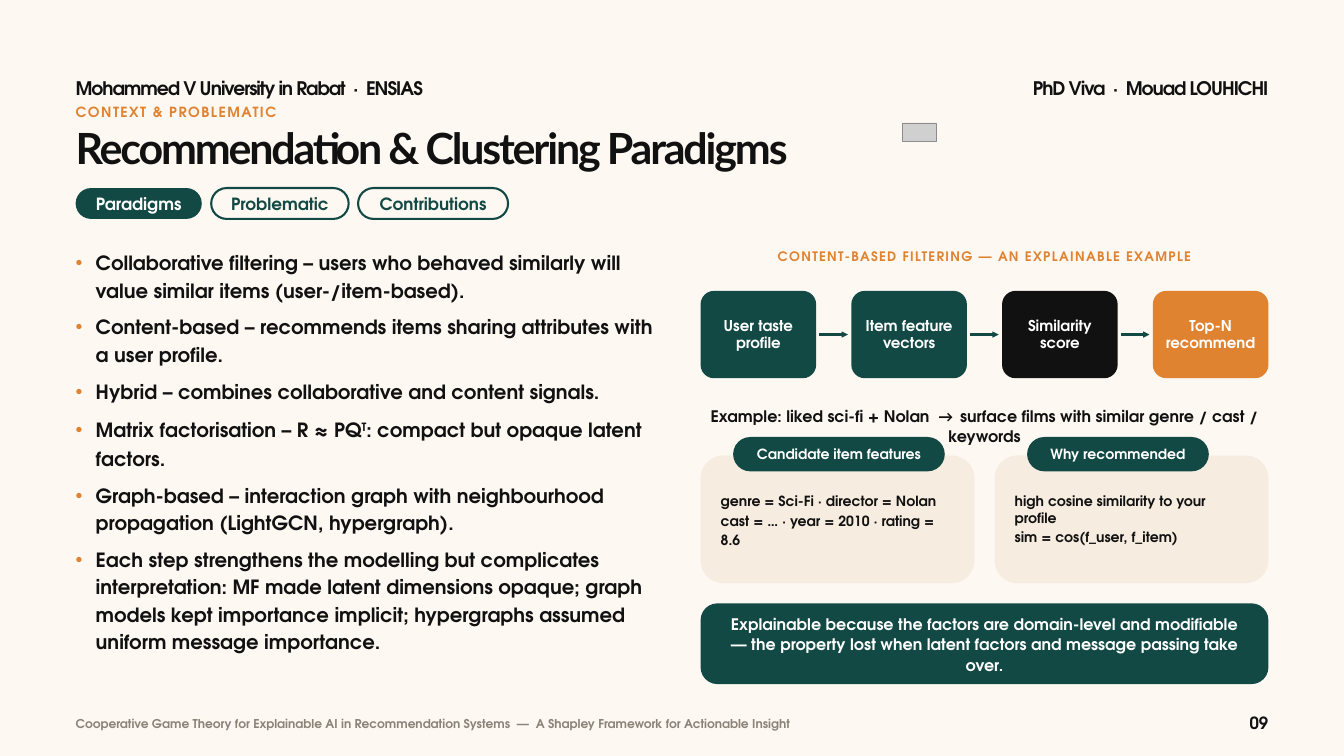
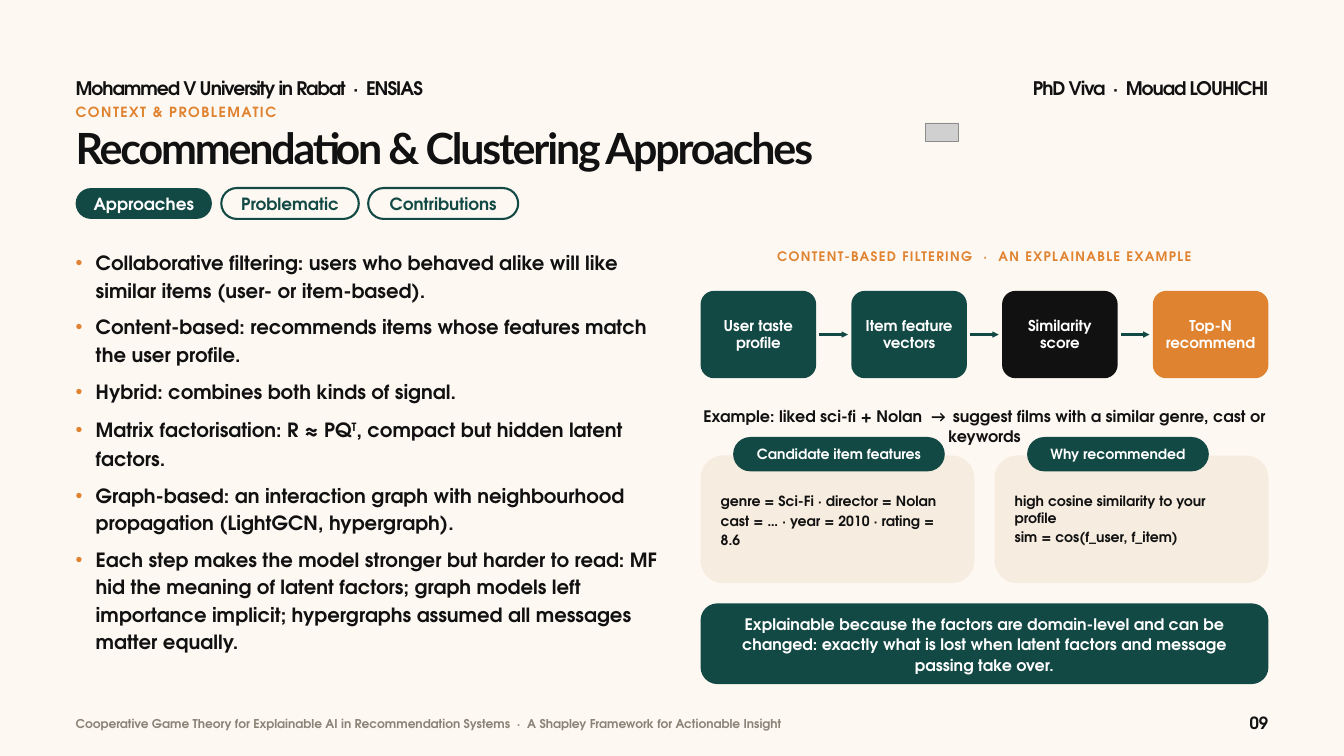
Before and after one commit to mouadlouhichi/phd-prep, a slide deck: slide 9 of try/MOUAD_LOUHICHI_VIVA_40min_BeigeGreen.pptx. Drawn at 1344x756 pixels with LibreOffice and Linux fonts; fonts in the diff are those of the drawing; grey boxes stand for pictures. Boxes give left, top, right and bottom in pixels: in the first picture for what was removed or moved away, otherwise in the second. Text is boxed around its words. In the diff, an @@ line names an element or a change of style, - is before the commit and + after.

```diff
--- a/try/MOUAD_LOUHICHI_VIVA_40min_BeigeGreen.pptx
+++ b/try/MOUAD_LOUHICHI_VIVA_40min_BeigeGreen.pptx
@@ text at box(76, 132, 813, 172): text changed @@
-Recommendation & Clustering Paradigms
+Recommendation & Clustering Approaches
@@ picture: place and size @@
-picture at box(902, 123, 936, 141)
+picture at box(925, 123, 959, 141)
@@ rounded rectangle "Approaches": place and size @@
-rounded rectangle "Approaches" at box(75, 188, 202, 219)
+rounded rectangle "Approaches" at box(75, 188, 212, 219)
@@ text in rounded rectangle at box(94, 197, 194, 213): text changed @@
-Paradigms
+Approaches
@@ rounded rectangle "Problematic": place and size @@
-rounded rectangle "Problematic" at box(211, 188, 349, 219)
+rounded rectangle "Problematic" at box(221, 188, 359, 219)
@@ rounded rectangle "Contributions": place and size @@
-rounded rectangle "Contributions" at box(358, 188, 508, 219)
+rounded rectangle "Contributions" at box(368, 188, 518, 219)
@@ text at box(96, 255, 657, 653): text changed @@
-• Collaborative filtering – users who behaved similarly will value similar items (user-/item-based).
-• Content-based – recommends items sharing attributes with a user profile.
-• Hybrid – combines collaborative and content signals.
-• Matrix factorisation – R ≈ PQT: compact but opaque latent factors.
-• Graph-based – interaction graph with neighbourhood propagation (LightGCN, hypergraph).
-• Each step strengthens the modelling but complicates interpretation: MF made latent dimensions opaque; graph models kept importance implicit; hypergraphs assumed uniform message importance.
+• Collaborative filtering: users who behaved alike will like similar items (user- or item-based).
+• Content-based: recommends items whose features match the user profile.
+• Hybrid: combines both kinds of signal.
+• Matrix factorisation: R ≈ PQT, compact but hidden latent factors.
+• Graph-based: an interaction graph with neighbourhood propagation (LightGCN, hypergraph).
+• Each step makes the model stronger but harder to read: MF hid the meaning of latent factors; graph models left importance implicit; hypergraphs assumed all messages matter equally.
@@ text at box(302, 283, 835, 633): text changed @@
-CONTENT-BASED FILTERING — AN EXPLAINABLE EXAMPLE
+CONTENT-BASED FILTERING · AN EXPLAINABLE EXAMPLE
@@ text at box(703, 410, 1265, 445): text changed @@
-Example: liked sci-fi + Nolan → surface films with similar genre / cast / keywords
+Example: liked sci-fi + Nolan → suggest films with a similar genre, cast or keywords
@@ text in rounded rectangle at box(742, 618, 1226, 675): text changed @@
-Explainable because the factors are domain-level and modifiable — the property lost when latent factors and message passing take over.
+Explainable because the factors are domain-level and can be changed: exactly what is lost when latent factors and message passing take over.
@@ text at box(76, 719, 782, 731): text changed @@
-Cooperative Game Theory for Explainable AI in Recommendation Systems — A Shapley Framework for Actionable Insight
+Cooperative Game Theory for Explainable AI in Recommendation Systems · A Shapley Framework for Actionable Insight
```
Also in this commit, not shown: 62 other slides changed, 4 other files.
